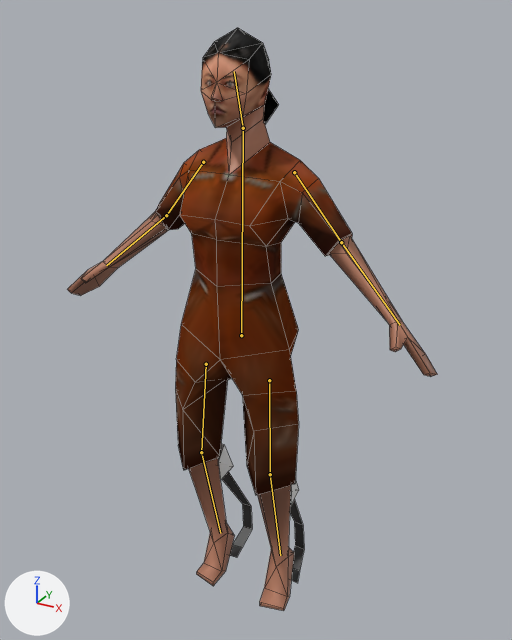
A saved change to the Blender file assets/models/player/chell.blend.
Both versions are drawn from a 50 mm camera at (0.614, -1.06, 1.19) aimed at (-0.045, 0.139, 0.59). The lights are fixed; the arrows at lower left show +X, +Y and +Z. The bones that bend it are drawn over the model as lines. Mesh edges are drawn as thin lines.

In view in the first picture: 'chell'.
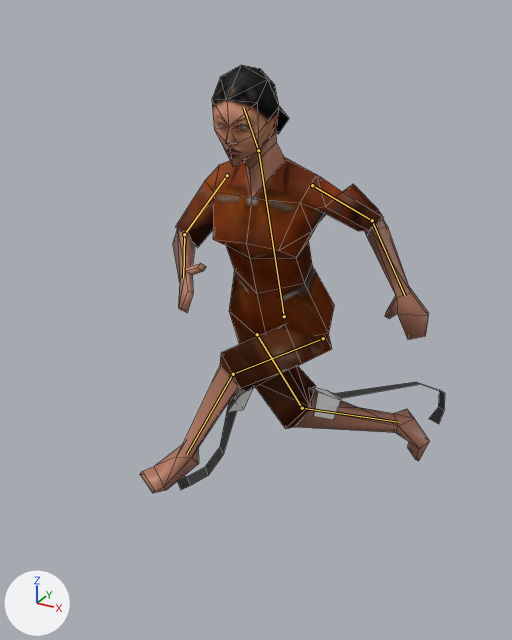
The newer file adds an action. The first version stands in its rest pose; the second is drawn at frame 21 of the action 'rune'.

Pixel boxes (x1, y1, x2, y2) of what changed, in the pictures (512 x 640 px):
'chell', posed (18% narrower, 27% shorter): before (67, 28, 437, 611); after (140, 65, 445, 493)
bone 'Torso', root to tip: before (241, 335) to (243, 128); after (284, 316) to (258, 150)
bone 'UpperArm.L', root to tip: before (294, 172) to (341, 242); after (312, 185) to (372, 220)
bone 'LowerArm.L', root to tip: before (341, 242) to (400, 325); after (372, 220) to (405, 296)
bone 'UpperLeg.L', root to tip: before (269, 380) to (270, 474); after (323, 338) to (233, 374)
bone 'LowerLeg.L', root to tip: before (270, 474) to (280, 555); after (233, 374) to (187, 454)
bone 'Head', root to tip: before (243, 128) to (234, 71); after (258, 150) to (243, 107)
bone 'UpperArm.R', root to tip: before (203, 162) to (166, 215); after (227, 175) to (184, 234)
bone 'LowerArm.R', root to tip: before (166, 215) to (106, 265); after (184, 234) to (183, 278)
bone 'UpperLeg.R', root to tip: before (206, 364) to (201, 452); after (257, 334) to (302, 408)
bone 'LowerLeg.R', root to tip: before (201, 452) to (220, 533); after (302, 408) to (398, 422)

What the commit changed:
Bone 'Torso' (bone_torso) moves from (0.0, 0.0, 0.0) to (0.0, -0.023, -0.182).
Bone 'Torso' (bone_torso) turns from (0, 0, 0) to (19, 0, 0) degrees about its own x, y and z.
Bone 'UpperArm.L' (bone_upperarm_l) turns from (0, 0, 0) to (-86, 67, -84) degrees about its own x, y and z.
Bone 'LowerArm.L' (bone_lowerarm_l) turns from (0, 0, 0) to (6, -10, 16) degrees about its own x, y and z.
Bone 'UpperLeg.L' (bone_upperleg_l) moves from (0.0, 0.0, 0.0) to (-0.022, -0.039, -0.005).
Bone 'UpperLeg.L' (bone_upperleg_l) turns from (0, 0, 0) to (88, 45, 3) degrees about its own x, y and z.
Bone 'LowerLeg.L' (bone_lowerleg_l) turns from (0, 0, 0) to (-36, -23, -3) degrees about its own x, y and z.
Bone 'Head' (bone_head) turns from (0, 0, 0) to (-3, 0, 0) degrees about its own x, y and z.
Bone 'UpperArm.R' (bone_upperarm_r) moves from (0.0, 0.0, 0.0) to (-0.002, 0.003, -0.004).
Bone 'UpperArm.R' (bone_upperarm_r) turns from (0, 0, 0) to (42, -24, -18) degrees about its own x, y and z.
Bone 'LowerArm.R' (bone_lowerarm_r) turns from (0, 0, 0) to (66, 11, 10) degrees about its own x, y and z.
Bone 'UpperLeg.R' (bone_upperleg_r) moves from (0.0, 0.0, 0.0) to (-0.005, -0.017, 0.002).
Bone 'UpperLeg.R' (bone_upperleg_r) turns from (0, 0, 0) to (5, 17, 34) degrees about its own x, y and z.
Bone 'LowerLeg.R' (bone_lowerleg_r) turns from (0, 0, 0) to (-28, 23, -1) degrees about its own x, y and z.
